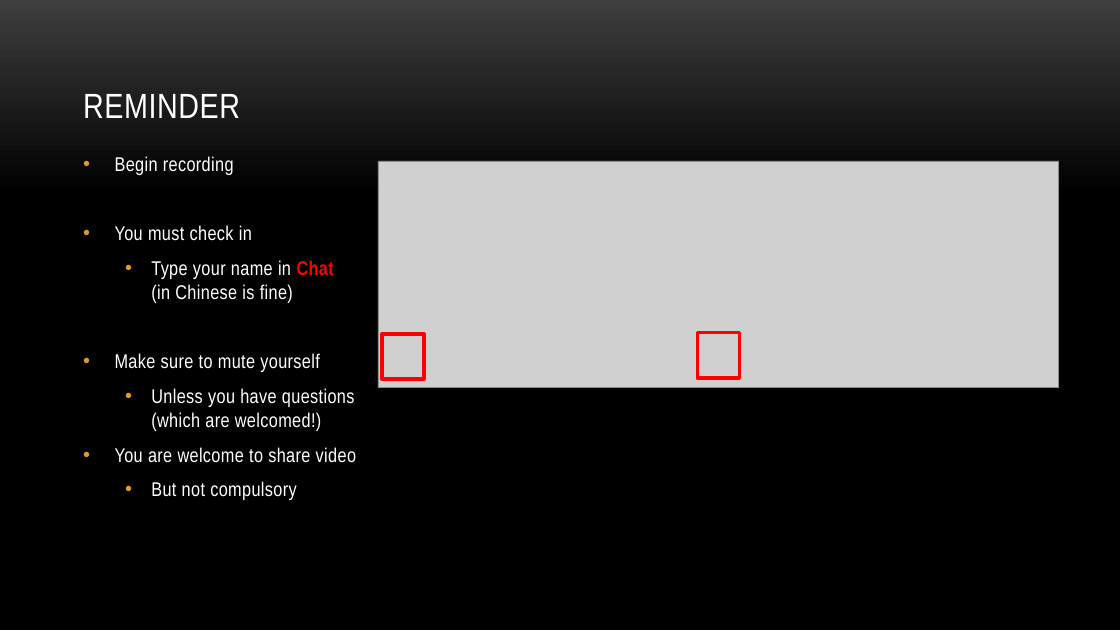
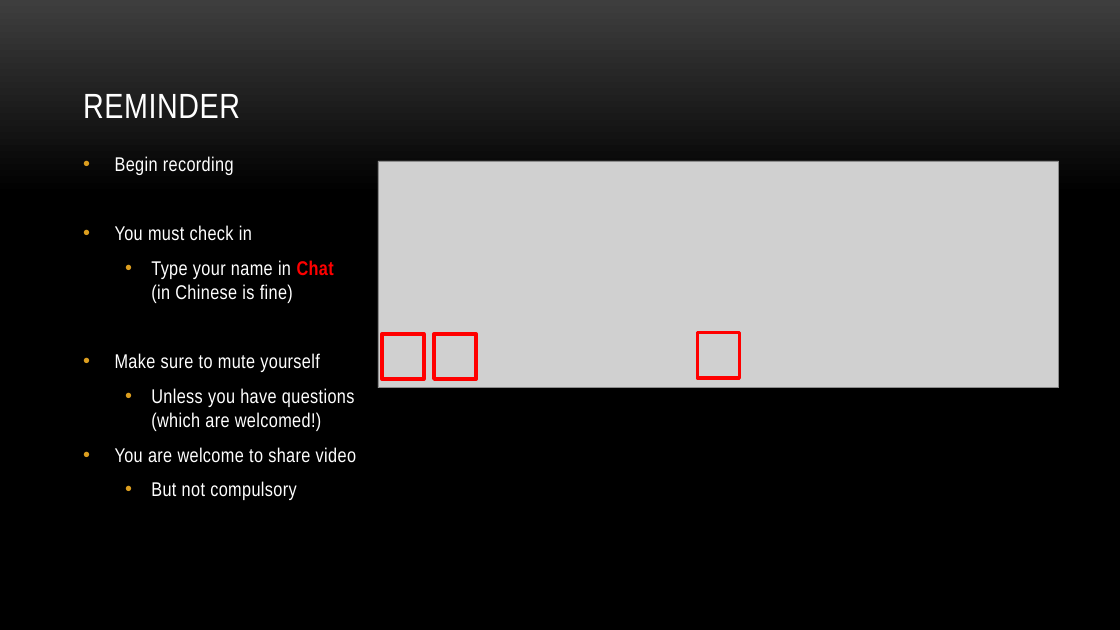
Before and after one commit to myuwbclasses/IntroGameDevelopment, a slide deck: slide 2 of PPT/Intro.pptx. Drawn at 1120x630 pixels with LibreOffice and Linux fonts; fonts in the diff are those of the drawing; grey boxes stand for pictures; background and template pictures are left out. Boxes give left, top, right and bottom in pixels: in the first picture for what was removed or moved away, otherwise in the second. Text is boxed around its words. In the diff, an @@ line names an element or a change of style, - is before the commit and + after.

```diff
--- a/PPT/Intro.pptx
+++ b/PPT/Intro.pptx
@@ rectangle added at (x1=434, y1=334, x2=476, y2=379), outline #FF0000 3 pt @@
```
Also in this commit, not shown: 9 other slides changed.
